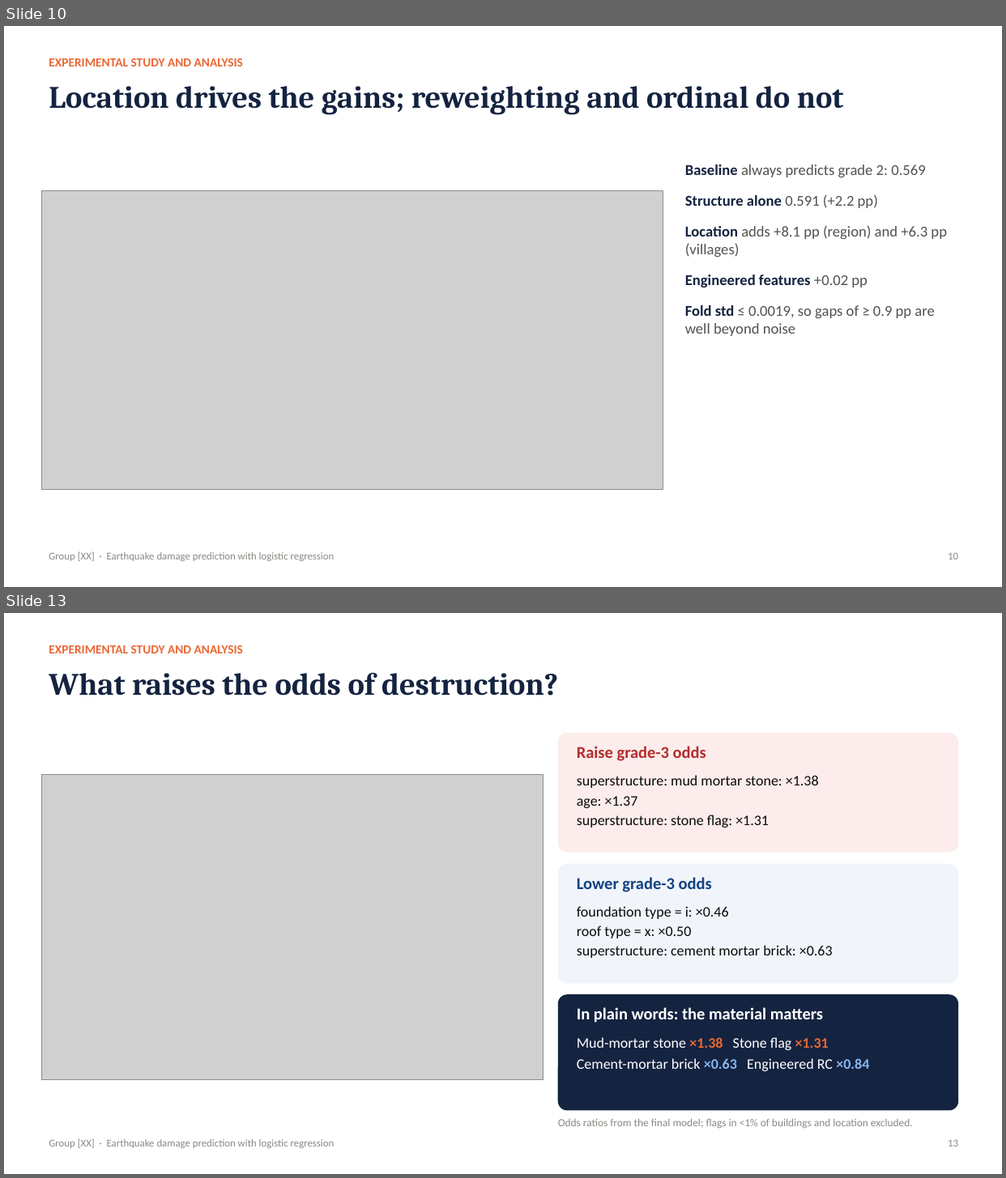
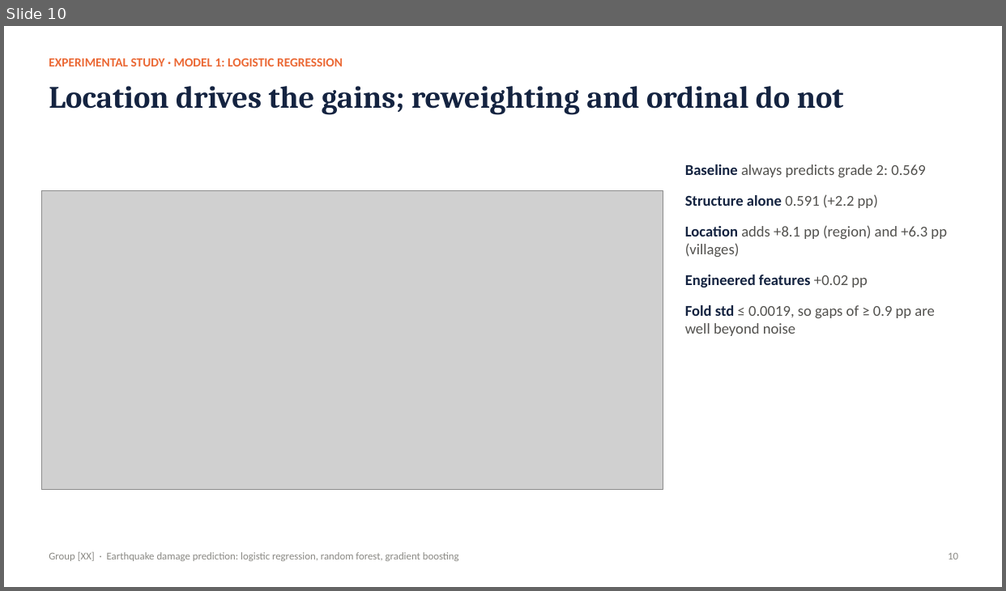
Before and after one commit to watersalamander/MH6810-Python-Project, a slide deck: slides/presentation.pptx. Shown one above the other, each under a label of ours: slides 10 and 13 before the commit, slide 10 after it; the slides between them are not shown. The pictures are 1006x1178 and 1006x591 pixels, drawn with LibreOffice and Linux fonts; fonts in the diff are those of the drawing; grey boxes stand for pictures. Boxes give left, top, right and bottom in pixels: in the first picture for what was removed or moved away, otherwise in the second. Text is boxed around its words. In the diff, an @@ line names an element or a change of style, - is before the commit and + after.

```diff
--- a/slides/presentation.pptx
+++ b/slides/presentation.pptx
@@ slide 13 removed at <box>4,613,1002,1174</box>, background #FFFFFF @@
@@ text removed at <box>49,645,243,653</box> @@
-EXPERIMENTAL STUDY AND ANALYSIS
@@ text removed at <box>49,672,558,696</box> @@
-What raises the odds of destruction?
@@ rounded rectangle removed at <box>558,733,958,853</box> @@
@@ text removed at <box>577,746,706,761</box> @@
-Raise grade-3 odds
@@ picture removed at <box>41,775,543,1080</box> @@
@@ text removed at <box>577,775,819,828</box> @@
-superstructure: mud mortar stone: ×1.38
-age: ×1.37
-superstructure: stone flag: ×1.31
@@ rounded rectangle removed at <box>558,864,958,983</box> @@
@@ text removed at <box>577,877,712,892</box> @@
-Lower grade-3 odds
@@ text removed at <box>577,906,833,958</box> @@
-foundation type = i: ×0.46
-roof type = x: ×0.50
-superstructure: cement mortar brick: ×0.63
@@ rounded rectangle removed at <box>558,995,958,1111</box> @@
@@ text removed at <box>577,1007,823,1023</box> @@
-In plain words: the material matters
@@ text removed at <box>577,1037,869,1071</box> @@
-Mud-mortar stone ×1.38 Stone flag ×1.31
-Cement-mortar brick ×0.63 Engineered RC ×0.84
@@ text removed at <box>558,1118,913,1128</box> @@
-Odds ratios from the final model; flags in <1% of buildings and location excluded.
@@ text removed at <box>49,1139,334,1148</box> @@
-Group [XX] · Earthquake damage prediction with logistic regression
@@ text removed at <box>948,1140,958,1147</box> @@
-13
@@ slide 10 changed as well @@
@@ text at <box>49,58,343,66</box>: text changed @@
-EXPERIMENTAL STUDY AND ANALYSIS
+EXPERIMENTAL STUDY · MODEL 1: LOGISTIC REGRESSION
@@ text at <box>49,552,459,561</box>: text changed @@
-Group [XX] · Earthquake damage prediction with logistic regression
+Group [XX] · Earthquake damage prediction: logistic regression, random forest, gradient boosting
```
Also in this commit, not shown: 13 other slides changed, 2 slides added, 22 other files.
